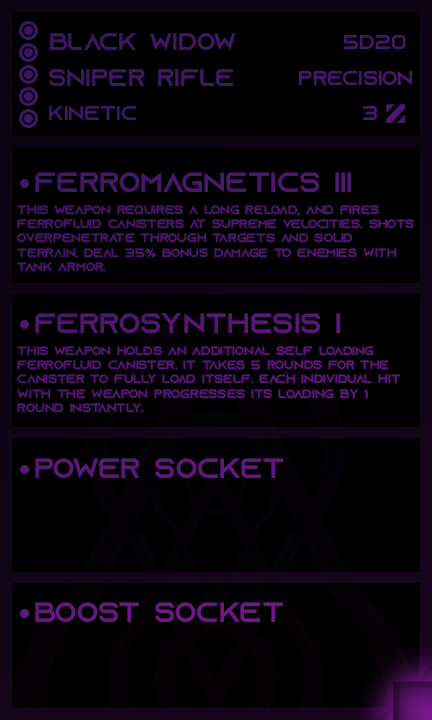
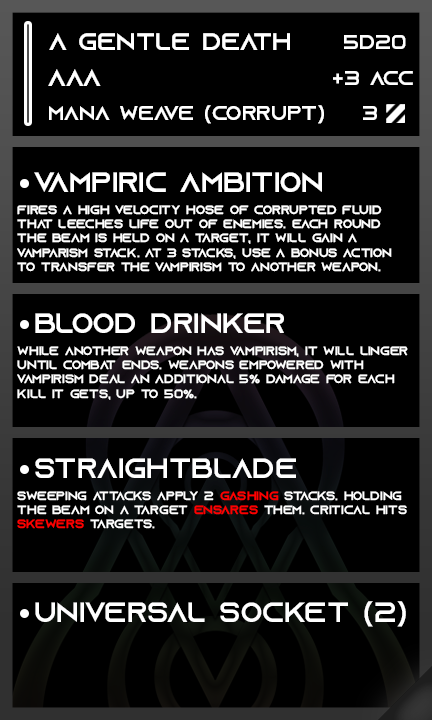
Layers edited between the first and the second 432px x 720px image:
hid group "Signatures" (2 layers) over [0, 0, 432, 720]
added group "Desire Forge" (1st of 2, in "Rarity") with 2 layers in group "Rarity" over [0, 0, 432, 720]
added layer "Layer 7" (soft light, 62%) in group "Desire Forge" over [0, 0, 432, 630]
added layer "Desire Forge" (2nd of 2, in "Rarity" › "Desire Forge") in group "Desire Forge" over [349, 637, 432, 720]
renamed "precision" to "+3 acc", painted on it over [299, 71, 413, 85]
renamed "kinetic" to "mana weave (corrupt)", painted on it over [49, 105, 324, 124]
painted on "archetype" over [48, 69, 233, 86]
renamed "black widow" to "a gentle death", painted on it over [49, 33, 290, 50]
added layer "No Difficulty" in group "Difficulty" over [24, 21, 32, 126]
hid "notches" over [19, 21, 38, 128]
hid "1" over [24, 26, 33, 35]
hid "2" over [24, 48, 33, 57]
hid "3" over [24, 70, 33, 79]
hid "4" over [24, 92, 33, 101]
hid "5" over [24, 114, 33, 123]
renamed "this weapon requires a long reload, and fires ferrofluid canist" to "fires a high velocity hose of corrupted fluid that leeches life", painted on it over [17, 205, 414, 272]
renamed "ferromagnetics iii" to "vampiric ambition", painted on it over [34, 172, 351, 192]
renamed "this weapon holds an additional self loading ferrofluid canist" to "while another weapon has vampirism, it will linger until combat", painted on it over [17, 346, 408, 413]
renamed "ferrosynthesis i" to "blood drinker", painted on it over [35, 313, 340, 333]
renamed "power socket" to "straightblade", painted on it over [35, 458, 296, 478]
renamed "boost socket" to "universal socket (2)", painted on it over [35, 601, 406, 627]